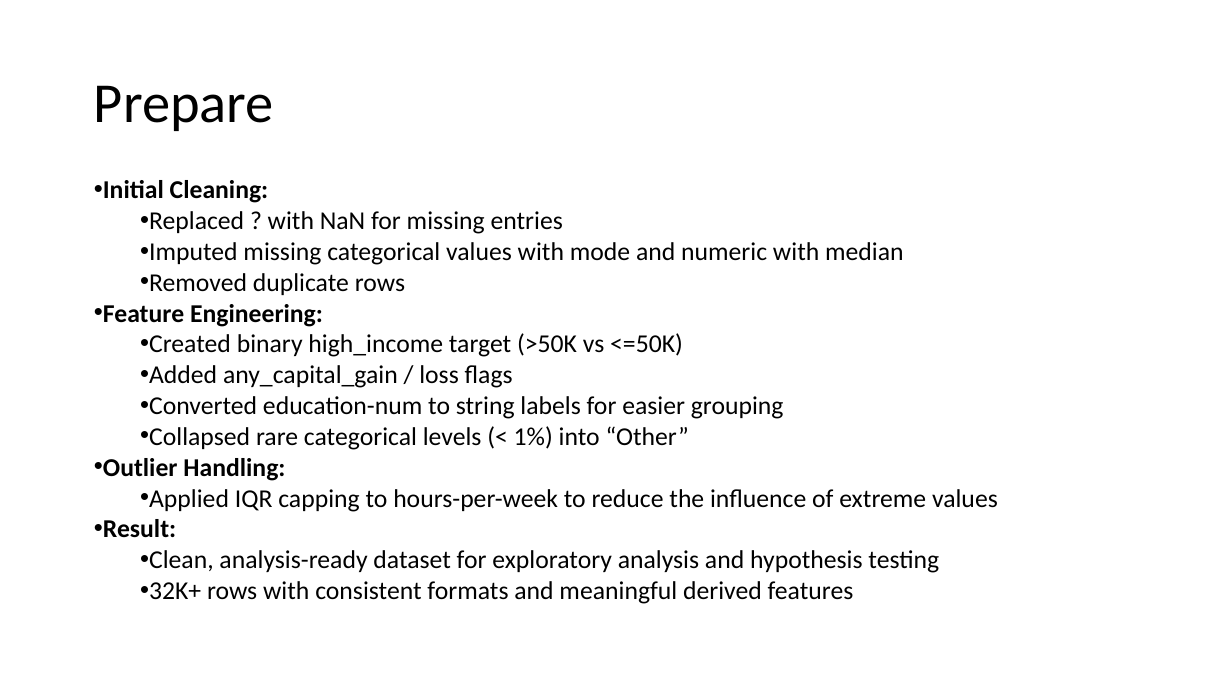
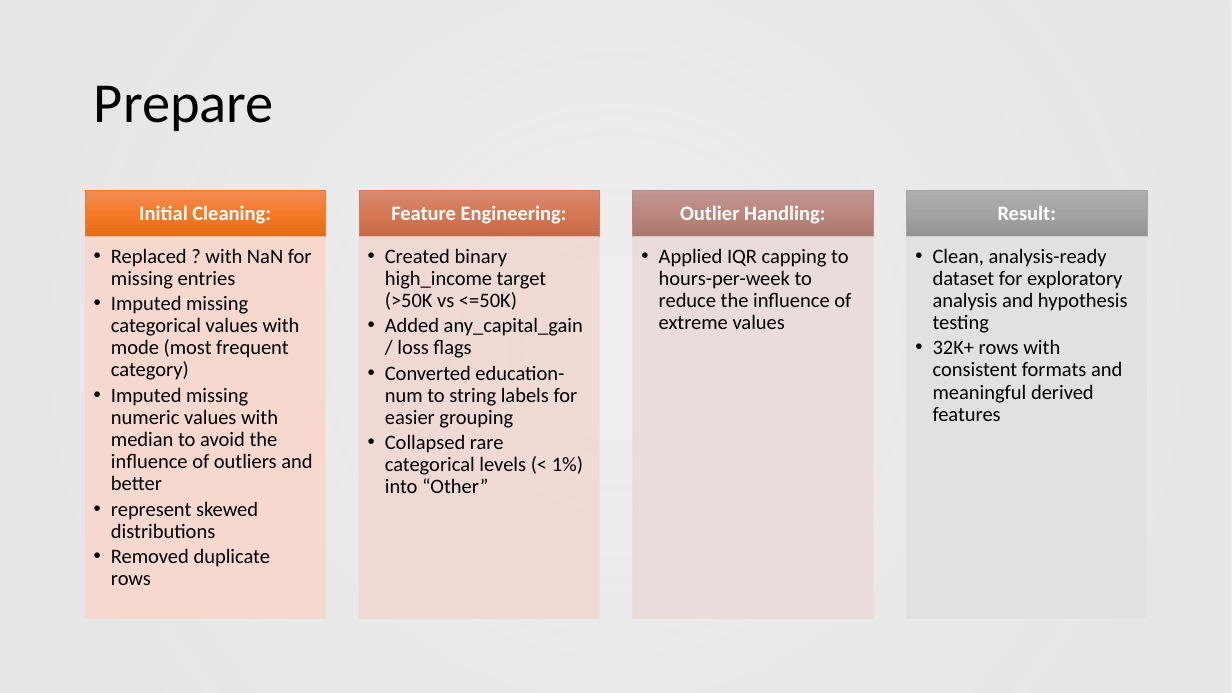
Before and after one commit to jpadwor1/ANA500, a slide deck: slide 5 of ANA500_Micro-Project_1.pptx. Drawn at 1232x693 pixels with LibreOffice and Linux fonts; fonts in the diff are those of the drawing; background and template pictures are left out. Boxes give left, top, right and bottom in pixels: in the first picture for what was removed or moved away, otherwise in the second. Text is boxed around its words. In the diff, an @@ line names an element or a change of style, - is before the commit and + after.

```diff
--- a/ANA500_Micro-Project_1.pptx
+++ b/ANA500_Micro-Project_1.pptx
@@ rectangle added at (0, 0, 1232, 693), fill gradient #E7E6E6 @@
@@ text removed at (103, 180, 998, 604) @@
-• Initial Cleaning:
-  • Replaced ? with NaN for missing entries
-  • Imputed missing categorical values with mode and numeric with median
-  • Removed duplicate rows
-• Feature Engineering:
-  • Created binary high_income target (>50K vs <=50K)
-  • Added any_capital_gain / loss flags
-  • Converted education-num to string labels for easier grouping
-  • Collapsed rare categorical levels (< 1%) into “Other”
-• Outlier Handling:
-  • Applied IQR capping to hours-per-week to reduce the influence of extreme values
-• Result:
-  • Clean, analysis-ready dataset for exploratory analysis and hypothesis testing
-  • 32K+ rows with consistent formats and meaningful derived features
@@ group added at (85, 190, 1147, 618): 8 rectangles, 8 texts @@
+Initial Cleaning:
+  • Replaced ? with NaN for missing entries
+  • Imputed missing categorical values with mode (most frequent category)
+  • Imputed missing numeric values with median to avoid the influence of outliers and better
+  • represent skewed distributions
+  • Removed duplicate rows
+Feature Engineering:
+  • Created binary high_income target (>50K vs <=50K)
+  • Added any_capital_gain / loss flags
+  • Converted education-num to string labels for easier grouping
+  • Collapsed rare categorical levels (< 1%) into “Other”
+Outlier Handling:
+  • Applied IQR capping to hours-per-week to reduce the influence of extreme values
+Result:
+  • Clean, analysis-ready dataset for exploratory analysis and hypothesis testing
+  • 32K+ rows with consistent formats and meaningful derived features
```
Also in this commit, not shown: 4 other slides changed, 4 slides added, 2 slides removed, 4 other files.
